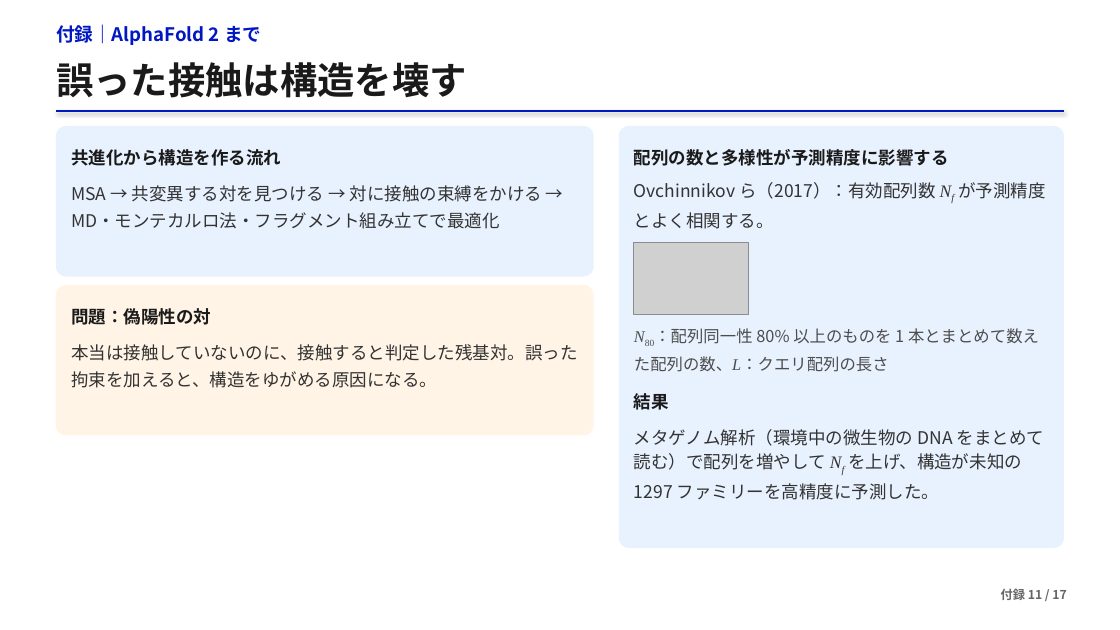
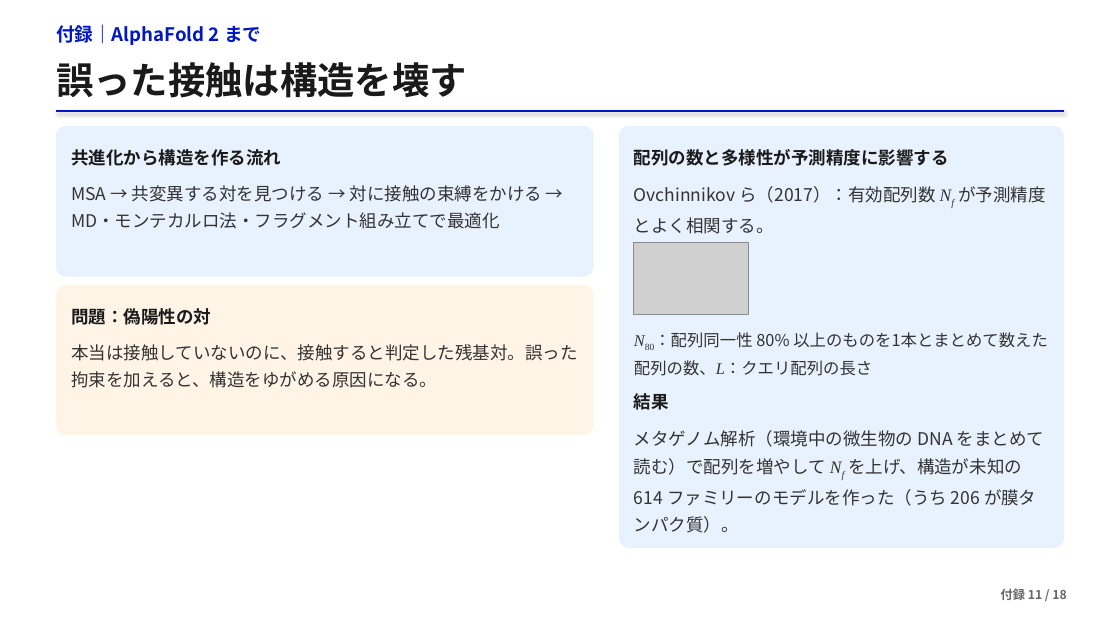
Before and after one commit to matsunagalab/lecture_bioinfo, a slide deck: slide 49 of 05_AlphaFold2による構造予測/05_AlphaFold2による構造予測.pptx (slide 47 before the commit). Drawn at 1120x630 pixels with LibreOffice and Linux fonts; fonts in the diff are those of the drawing; grey boxes stand for pictures. Boxes give left, top, right and bottom in pixels: in the first picture for what was removed or moved away, otherwise in the second. Text is boxed around its words. In the diff, an @@ line names an element or a change of style, - is before the commit and + after.

```diff
--- a/05_AlphaFold2による構造予測/05_AlphaFold2による構造予測.pptx
+++ b/05_AlphaFold2による構造予測/05_AlphaFold2による構造予測.pptx
@@ text "Ovchinnikov ら（2017）：有効配列数 Nf が予測精度とよく相関する。" at [634, 186, 1045, 234]: line spacing 23.2pt to 1.32 @@
@@ text at [634, 332, 1048, 376]: text changed; text colour #4D4D4D to #333333 @@
-N80：配列同一性 80% 以上のものを 1 本とまとめて数えた配列の数、L：クエリ配列の長さ
+N80：配列同一性 80% 以上のものを1本とまとめて数えた配列の数、L：クエリ配列の長さ
@@ text at [634, 430, 1044, 533]: text changed @@
-メタゲノム解析（環境中の微生物の DNA をまとめて読む）で配列を増やして Nf を上げ、構造が未知の 1297 ファミリーを高精度に予測した。
+メタゲノム解析（環境中の微生物の DNA をまとめて読む）で配列を増やして Nf を上げ、構造が未知の 614 ファミリーのモデルを作った（うち 206 が膜タンパク質）。
@@ text at [1001, 588, 1066, 600]: text changed @@
-付録 11 / 17
+付録 11 / 18
```
Also in this commit, not shown: 51 other slides changed, 4 slides added, 1 slide removed, 4 other files.
